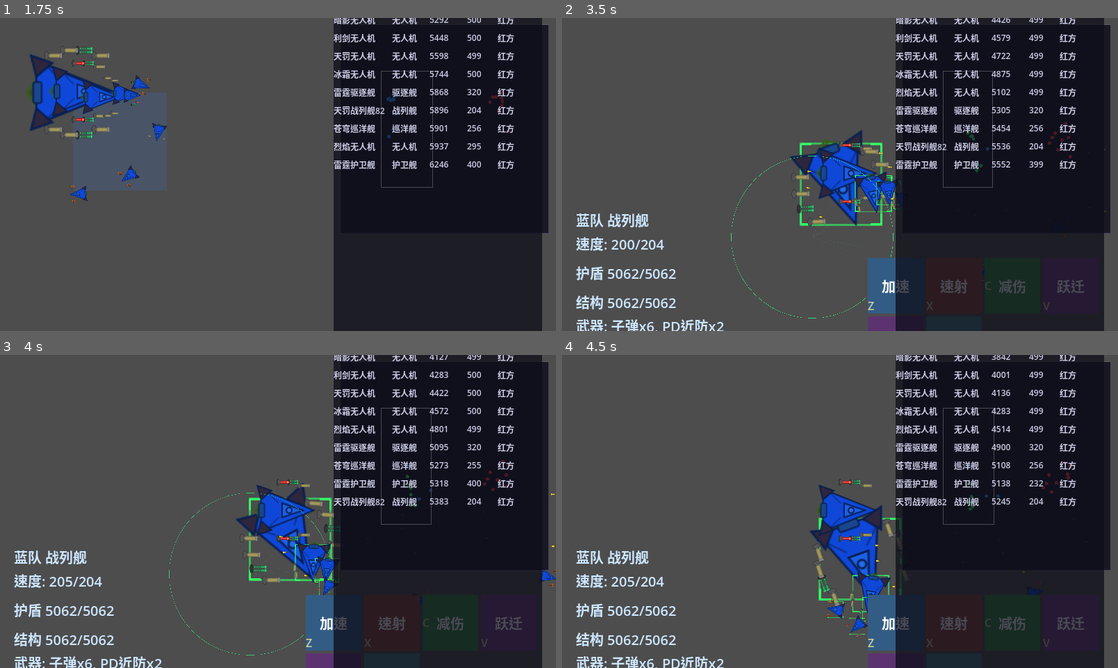
Above: before the commit, frames 1-4 (two rows, left to right).
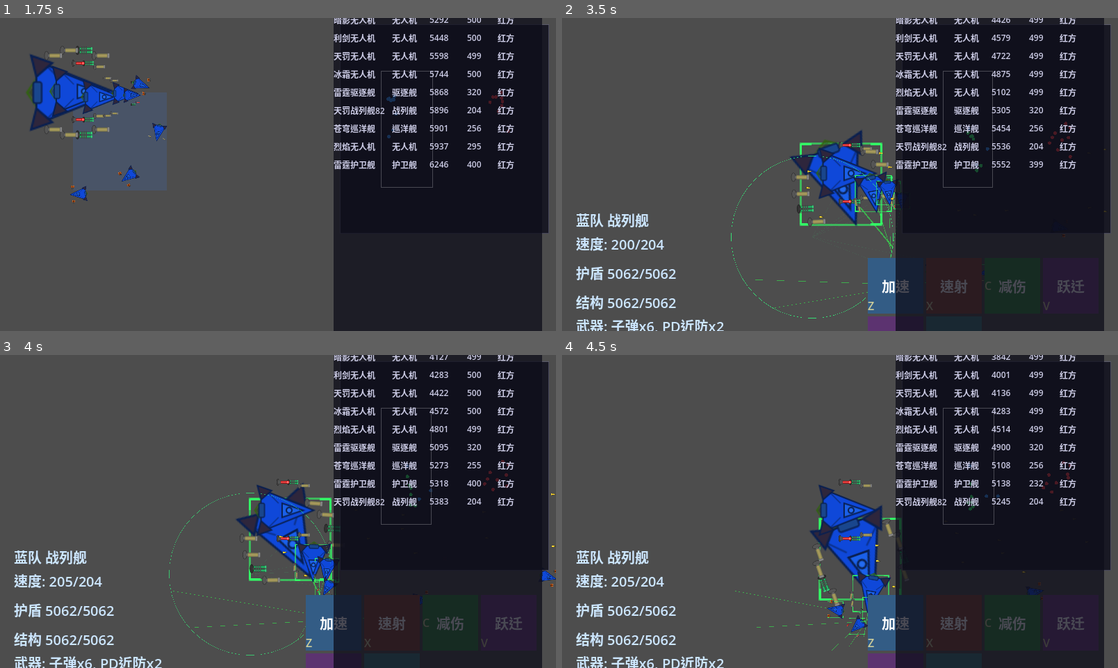
Above: after the commit, the same moments.

Repository: ZhanXuzhao/SpaceRTS
Game: Godot game, scene res://scenes/main.tscn
Two runs of this game, one before a commit and one after it. Both use one fixed random seed, a clock stepped at 60 frames per second and the inputs below.
Inputs (mouse positions are in pixels of both pictures, inside the frame that each line leads up to):
- Up to frame 1 (1.75 s): tap Enter at 0.5 s; move the mouse to (400, 158) at 0.52 s; hold W 0.53-1.25 s; tap R at 0.6 s; click (400, 158) at 0.67 s; drag from (166, 190) to (72, 93) at 1.27 s
- Up to frame 2 (3.5 s): move the mouse to (895, 105) at 2.02 s; hold W 2.03-2.75 s; tap H at 2.1 s; drag from (812, 237) to (867, 177) at 2.77 s
- Up to frame 3 (4 s): move the mouse to (444, 558) at 3.52 s; hold A from 3.53 s (still down); tap G at 3.6 s
- Up to frame 4 (4.5 s): release A at 4.25 s; drag from (673, 464) to (873, 577) at 4.27 s

Frame 1 is identical in both runs. In frame 2, less than 0.1% of the frame differs, in the area x 34-60%, y 59-93%; in frame 3, less than 0.1%; in frame 4, less than 0.1%.

Commit message:
feat: 移动队列——Shift+右键连续点击地面加入移动队列，选中时显示细绿线路径

Diff:
--- a/scripts/main.gd
+++ b/scripts/main.gd
@@ -630,7 +630,10 @@
 			else:
 				unit.attack_target(enemy)
 		else:
-			unit.move_to(world_pos)
+			if shift_held:
+				unit.queue_move_to(world_pos)
+			else:
+				unit.move_to(world_pos)
 
 
 func _find_largest_friendly(me: Unit) -> Unit:
--- a/scripts/unit.gd
+++ b/scripts/unit.gd
@@ -77,6 +77,9 @@
 var _target_position: Vector2
 var _is_moving: bool = false
 var _current_target: Unit = null
+
+# ----- 移动队列（Shift+右键连续移动）-----
+var _move_queue: Array[Vector2] = []
 
 # ----- 武器插槽 -----
 var _slot_weapons: Array = []
@@ -663,6 +666,23 @@
 			draw_line(from_pos, to_pos, queue_color, line_width)
 			from_pos = to_pos
 
+	# ---- 移动队列连线（细绿线，选中时显示）----
+	if is_selected and (_move_queue.size() > 0 or _is_moving):
+		var move_color = Color(0.2, 1.0, 0.3, 0.55)
+		var line_width = 1.2 * _size_mult
+		# 起点：单位自身
+		var from_pos = Vector2.ZERO
+		# 如果正在移动，先连到当前目标点
+		if _is_moving:
+			var cur_pos = _target_position - global_position
+			draw_line(from_pos, cur_pos, move_color, line_width)
+			from_pos = cur_pos
+		# 依次连接队列中的移动点
+		for mpos in _move_queue:
+			var to_pos = mpos - global_position
+			draw_line(from_pos, to_pos, move_color, line_width)
+			from_pos = to_pos
+
 	# ---- 护盾 & 结构条 ----
 	var bar_width = 64.0 * _size_mult
 	var bar_half = bar_width / 2.0
@@ -742,7 +762,8 @@
 func attack_target(target: Unit) -> void:
 	if target == null or not is_instance_valid(target) or target.hull <= 0:
 		return
-	# 非 Shift 时清空攻击队列
+	# 非 Shift 时清空所有队列
+	_move_queue.clear()
 	_attack_queue.clear()
 	_explicit_attack_target = target
 	_is_attack_move = false
@@ -764,6 +785,7 @@
 		attack_target(target)
 
 func attack_area(center: Vector2, radius: float) -> void:
+	_move_queue.clear()
 	_attack_queue.clear()
 	_area_center = center
 	_area_radius = radius
@@ -776,6 +798,7 @@
 	_player_move_command = false
 
 func move_to(target_pos: Vector2) -> void:
+	_move_queue.clear()
 	_attack_queue.clear()
 	_target_position = target_pos
 	_is_moving = true
@@ -787,9 +810,19 @@
 	_player_command_timer = 0.5
 	_player_move_command = true
 
+## 将移动点加入队列末尾（Shift+点地），如果当前静止则立即移动
+func queue_move_to(target_pos: Vector2) -> void:
+	if _is_moving:
+		# 正在移动中，加入队列末尾
+		_move_queue.append(target_pos)
+	else:
+		# 当前静止，直接移动
+		move_to(target_pos)
+
 func orbit_target(target: Unit, custom_radius: float = -1.0) -> void:
 	if target == null or not is_instance_valid(target) or target.hull <= 0:
 		return
+	_move_queue.clear()
 	_attack_queue.clear()
 	_orbit_target_unit = target
 	_orbit_position = target.global_position
@@ -799,6 +832,7 @@
 	_current_target = target
 
 func orbit_position(orbit_pos: Vector2, custom_radius: float = -1.0) -> void:
+	_move_queue.clear()
 	_attack_queue.clear()
 	_orbit_target_unit = null
 	_orbit_position = orbit_pos
--- a/scripts/unit_movement.gd
+++ b/scripts/unit_movement.gd
@@ -14,8 +14,15 @@
 			unit._player_move_command = false
 	elif not unit._is_attack_move and unit._current_target == null:
 		if unit.global_position.distance_to(unit._target_position) < 4.0:
-			unit._is_moving = false
-			unit._player_move_command = false
+			# 到达目标点，检查移动队列
+			if unit._move_queue.size() > 0:
+				var next_pos = unit._move_queue.pop_front()
+				unit._target_position = next_pos
+				unit._is_moving = true
+				unit._player_move_command = true
+			else:
+				unit._is_moving = false
+				unit._player_move_command = false
 
 static func _move_toward_target(unit, delta: float) -> void:
 	var distance = unit.global_position.distance_to(unit._target_position)
